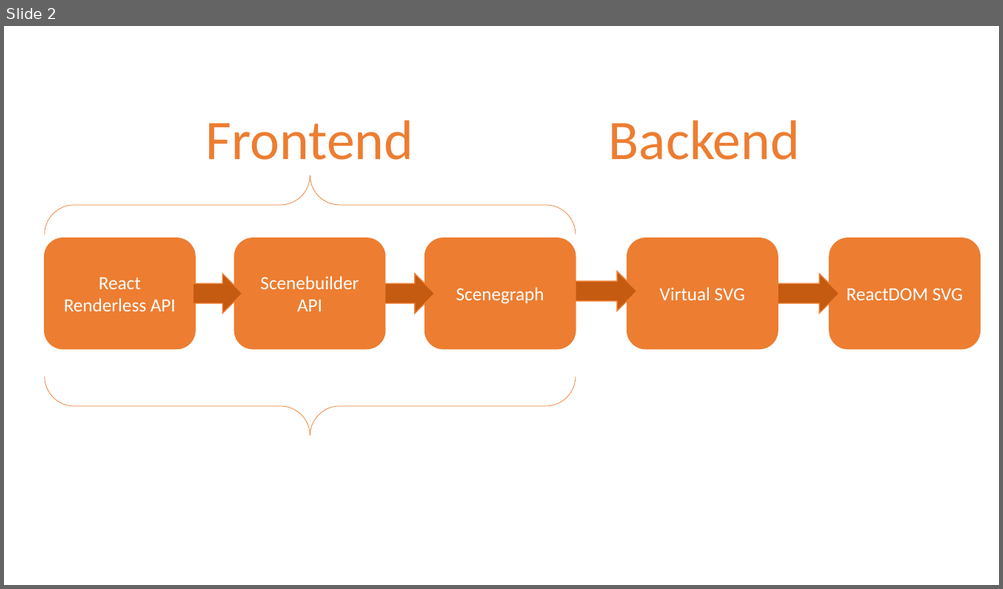
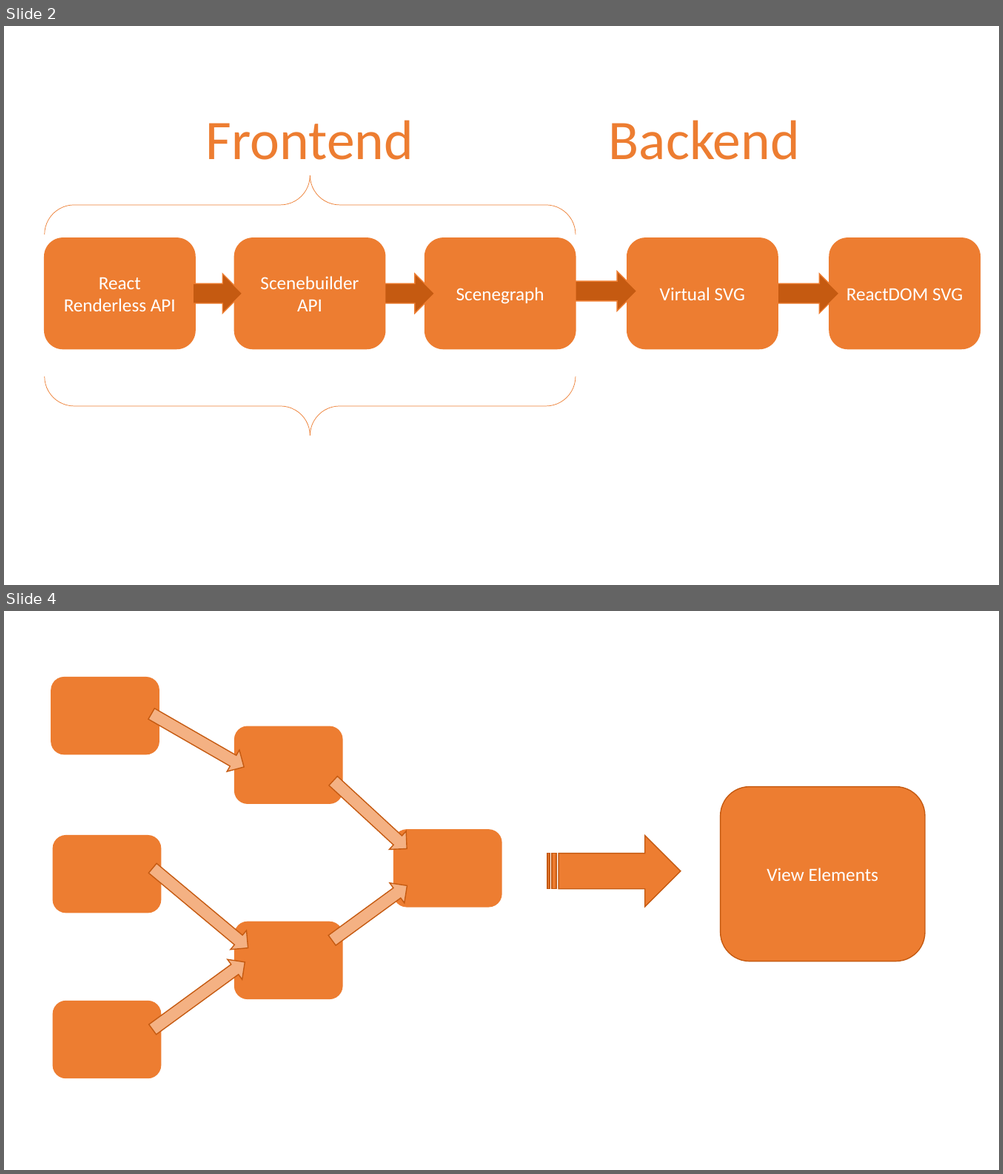
Before and after one commit to darthtrevino/chart-parts-talk-react-conf, a slide deck: assets/lib-backend.pptx. Shown one above the other, each under a label of ours: slide 2 before the commit, slides 2 and 4 after it; the slides between them are not shown. The pictures are 1003x589 and 1003x1174 pixels, drawn with LibreOffice and Linux fonts; fonts in the diff are those of the drawing. Boxes give left, top, right and bottom in pixels: in the first picture for what was removed or moved away, otherwise in the second. Text is boxed around its words. In the diff, an @@ line names an element or a change of style, - is before the commit and + after.

```diff
--- a/assets/lib-backend.pptx
+++ b/assets/lib-backend.pptx
@@ slide 4 added at box(4, 611, 999, 1170), background #FFFFFF @@
@@ rounded rectangle added at box(51, 678, 159, 755), fill #ED7D31, outline #ED7D31 1 pt @@
@@ right arrow added at box(145, 703, 250, 777), fill #F4B183, outline #C55A11 1 pt @@
@@ rounded rectangle added at box(235, 726, 342, 803), fill #ED7D31, outline #ED7D31 1 pt @@
@@ right arrow added at box(324, 772, 415, 858), fill #F4B183, outline #C55A11 1 pt @@
@@ rounded rectangle added at box(720, 787, 925, 962), fill #ED7D31, outline #C55A11 1 pt, 18 pt, text #FFFFFF @@
+View Elements
@@ rounded rectangle added at box(393, 829, 501, 906), fill #ED7D31, outline #ED7D31 1 pt @@
@@ rounded rectangle added at box(54, 835, 161, 912), fill #ED7D31, outline #ED7D31 1 pt @@
@@ striped right arrow added at box(547, 835, 680, 906), fill #ED7D31, outline #C55A11 1 pt @@
@@ right arrow added at box(145, 859, 256, 958), fill #F4B183, outline #C55A11 1 pt @@
@@ right arrow added at box(325, 875, 414, 950), fill #F4B183, outline #C55A11 1 pt @@
@@ rounded rectangle added at box(235, 922, 342, 999), fill #ED7D31, outline #ED7D31 1 pt @@
@@ right arrow added at box(145, 953, 252, 1040), fill #F4B183, outline #C55A11 1 pt @@
@@ rounded rectangle added at box(54, 1001, 161, 1078), fill #ED7D31, outline #ED7D31 1 pt @@
```
Also in this commit, not shown: 1 other slide added, 5 other files.
